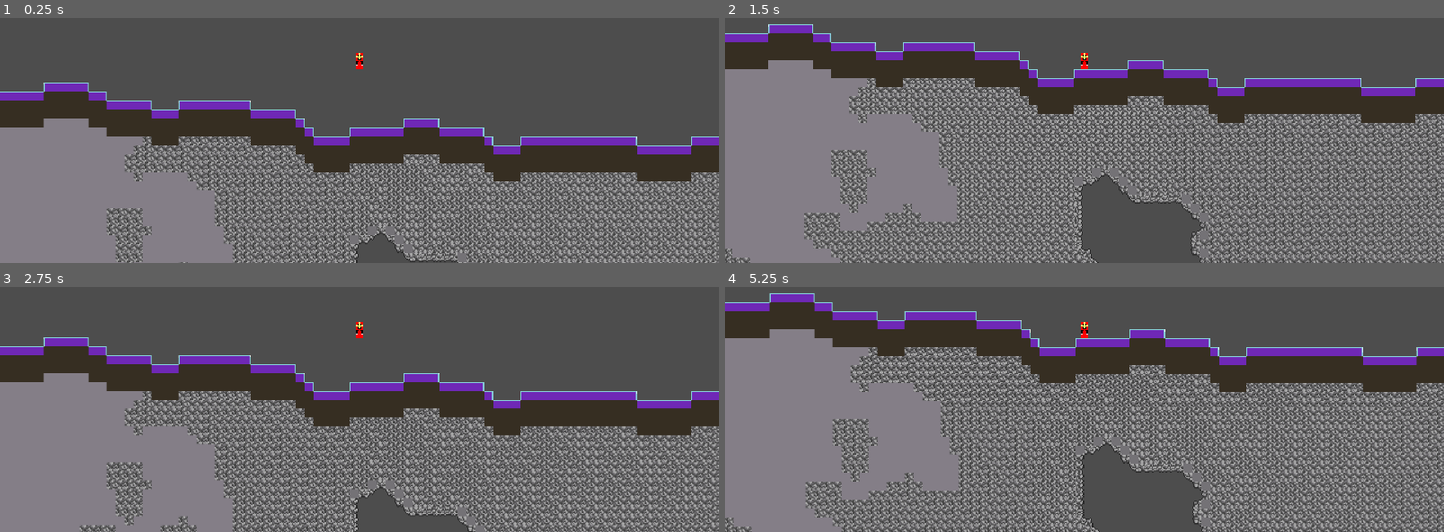
Above: before the commit, frames 1-4 (two rows, left to right).
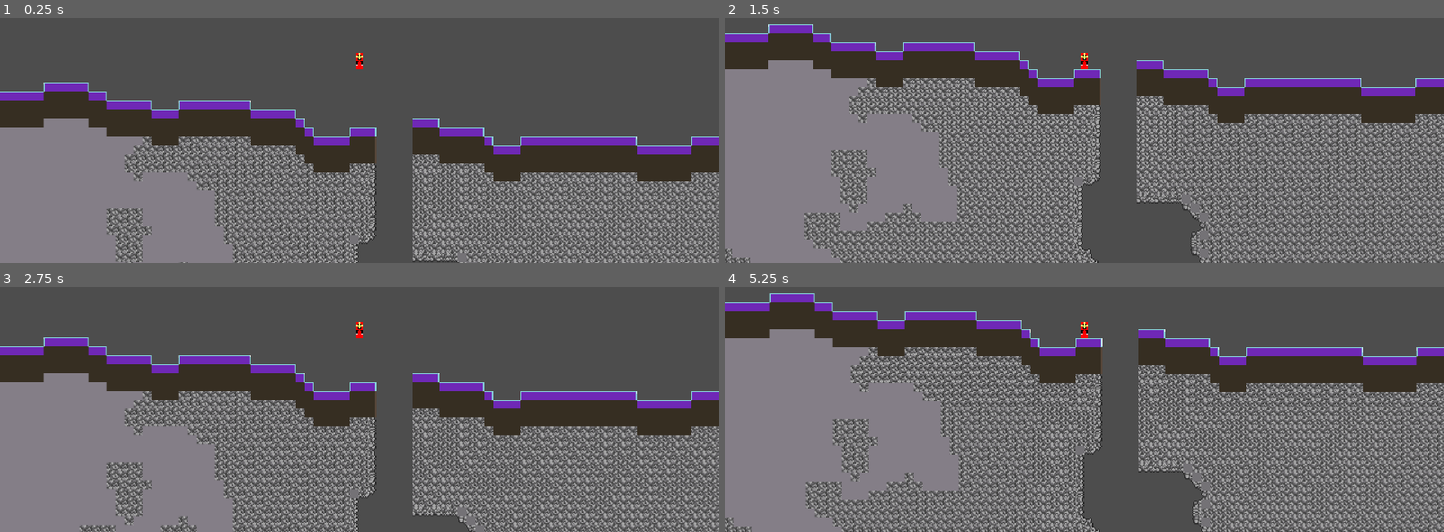
Above: after the commit, the same moments.

Repository: snuggyizme/terraria2
Game: Godot game, scene res://scenes/world.tscn
Same seed, same stepped clock (60 frames per second), same inputs: the game is played once before the commit and once after it. The project has no main scene, so this scene is started directly.
Inputs:
- Up to frame 1 (0.25 s): no input
- Up to frame 2 (1.5 s): tap A (a) at 0.6 s; tap D (d) at 0.8, 1.35 s; tap Enter at 1.25 s
- Up to frame 3 (2.75 s): tap W (w) at 1.55 s; hold W (w) from 2.03 s (still down); tap A (a) at 2.3 s
- Up to frame 4 (5.25 s): release W (w) at 2.78 s; tap A (a) at 2.85, 4.55, 5.1 s; tap D (d) at 3.05, 3.6 s; hold W (w) 3.53-4.28 s; tap W (w) at 4.35 s; tap Space at 5 s

The runs differ from the first frame. In frame 1, 11% of the frame differs, in the area x 14-100%, y 41-100%; in frame 2, 16%, in the area x 2-100%, y 17-100%; in frame 3, 12%; in frame 4, 16%.

Commit message:
I fucked it up for a bit of performance

Diff:
--- a/scripts/chunk.gd
+++ b/scripts/chunk.gd
@@ -1,8 +1,10 @@
 class_name Chunk extends Node2D
+
+signal chunkReady
 
 var chunkPosition := Vector2i.ZERO
 
-var blocks: Dictionary = {}
+var blocks: Dictionary[Vector2i, StringName] = {}
 
 @onready var tileMap: TileMapLayer = $TileMapLayer
 
@@ -64,17 +66,20 @@
 
 func update() -> void:
 	var terrainCells: Array[Vector2i] = []
+	terrainCells.resize(Global.DIMENSION.x + 2 * Global.DIMENSION.y +2)
+	var terrainCellsSize := 0
 
 	for x in range(-1, Global.DIMENSION.x + 1):
 		for y in range(-1, Global.DIMENSION.y + 1):
 			var coord := Vector2i(x, y)
 
-			var blockID = blocks[coord]
-
-			if blockID == &"_":
+			if blocks[coord] == &"_":
 				continue
 
 			terrainCells.append(coord)
+			terrainCellsSize += 1
+
+	terrainCells.resize(terrainCellsSize)
 
 	tileMap.set_cells_terrain_connect(
 		terrainCells,
@@ -82,24 +87,21 @@
 		0,
 	)
 
+	var fallbackBlock: Block = Global.blockDict[&"test"]
+	var emptyCoord: Vector2i = Vector2i(-1, -1)
+
 	for x in range(-1, Global.DIMENSION.x + 1):
 		for y in range(-1, Global.DIMENSION.y + 1):
 			var coord := Vector2i(x, y)
-			var coordFromCell = tileMap.get_cell_atlas_coords(coord)
+			var coordFromCell := tileMap.get_cell_atlas_coords(coord)
 
-			if coordFromCell == Vector2i(-1, -1):
+			if coordFromCell == emptyCoord:
 				continue
 
 			var block: Block = Global.blockDict.get(
-				blocks[coord], Global.blockDict[&"test"]
+				blocks[coord], fallbackBlock
 			)
 
 			tileMap.set_cell(coord, block.sourceAtlas, coordFromCell)
 
-func _input(event: InputEvent) -> void:
-	if not event.is_action_pressed("x"):
-		return
-
-	Global.noise.seed += 1
-	generate()
-	update()
+	chunkReady.emit()
--- a/scripts/chunkController.gd
+++ b/scripts/chunkController.gd
@@ -3,11 +3,32 @@
 const CHUNK_SCENE: PackedScene = preload("res://scenes/chunk.tscn")
 
 @export var player: PlayerCharacter
+@export var doBenchmarker: bool
+@export var benchmarkCount: int
 
 var loadedChunks: Dictionary = {}
 var playerChunk: Vector2i
 
+var benchmarkQueue: Array
+
+func _ready() -> void:
+	if not doBenchmarker:
+		return
+
+	for i in range(benchmarkCount):
+		benchmarkQueue.append(Vector2i(0, 5 + i))
+
 func _physics_process(_delta: float) -> void:
+	if doBenchmarker and benchmarkQueue.size() > 0:
+		var coord: Vector2i = benchmarkQueue.pop_front()
+		var chunk: Chunk = CHUNK_SCENE.instantiate()
+		chunk.chunkPosition = coord
+		add_child(chunk)
+		loadedChunks[coord] = chunk
+		await chunk.chunkReady
+		chunk.queue_free()
+		return
+
 	var chunkSizePixels: Vector2i = Global.DIMENSION * Global.TILE_DIMENSION
 
 	var currentPlayerChunk = Vector2i(
--- a/scripts/singletons/global.gd
+++ b/scripts/singletons/global.gd
@@ -1,7 +1,7 @@
 class_name AbhijitNaskar extends Node
 
 # Chunk size! And other decently important constants
-const DIMENSION := Vector2i(128, 128)
+const DIMENSION := Vector2i(96, 96)
 const TILE_DIMENSION := Vector2i(8, 8)
 const RENDER_DIST := 1
 
@@ -15,7 +15,7 @@
 const UNDERGROUND_NOISE_CAVE_THRESHOLD = -0.1 ## < means open air
 const UNDERGROUND_NOISE_ANDESITE_THRESHOLD = -0.2 ## < means andesite
 
-var blockDict: Dictionary
+var blockDict: Dictionary[StringName, Block]
 
 var noise: FastNoiseLite
 
@@ -31,8 +31,8 @@
 	noise.fractal_lacunarity = 2.5
 	noise.frequency = 0.02
 
-func getBlocks(debug = false) -> Dictionary:
-	var export = {}
+func getBlocks(debug = false) -> Dictionary[StringName, Block]:
+	var export: Dictionary[StringName, Block] = {}
 
 	var dir := DirAccess.open("res://blocks")
 	dir.list_dir_begin()
Not shown, changed: .gitignore
